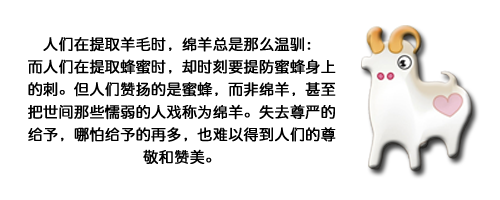
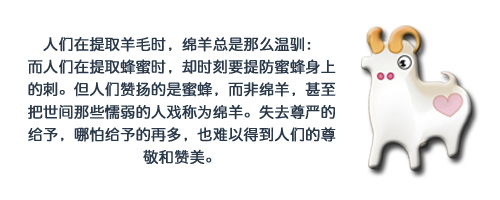
Layered file, before and after one edit (500x200). Changes by layer:
painted on "人们在提取羊毛时，绵羊总是那么温驯： 而人们在提取蜂蜜时，却时刻要提防蜜蜂身上 的刺。但人们赞扬的是蜜蜂，而非绵羊，甚至 把世" over [left=28, top=37, right=336, bottom=164]
